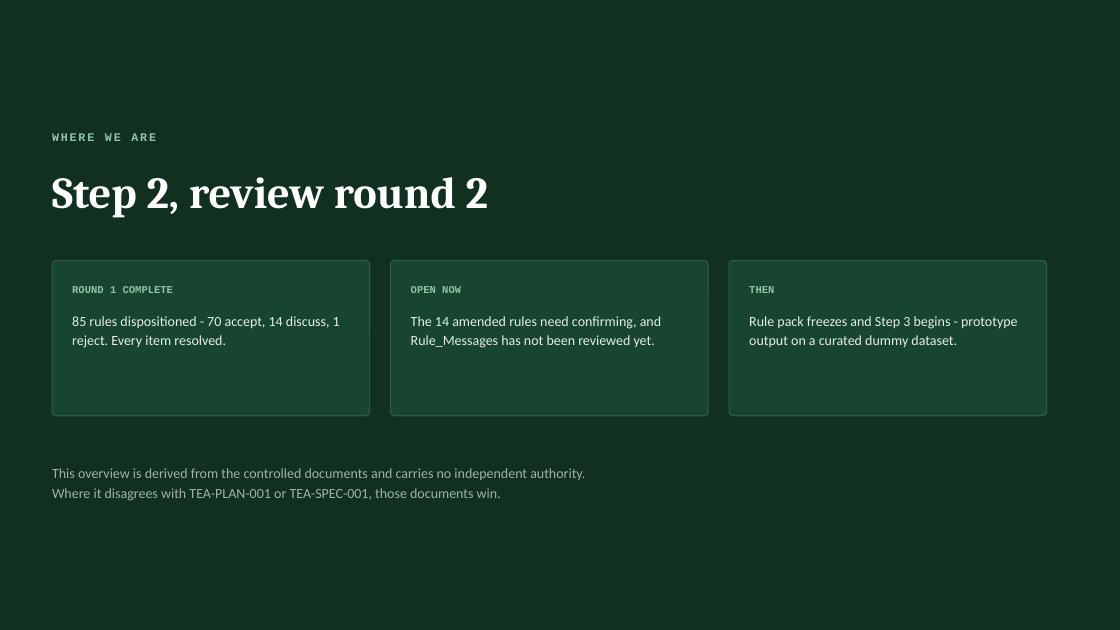
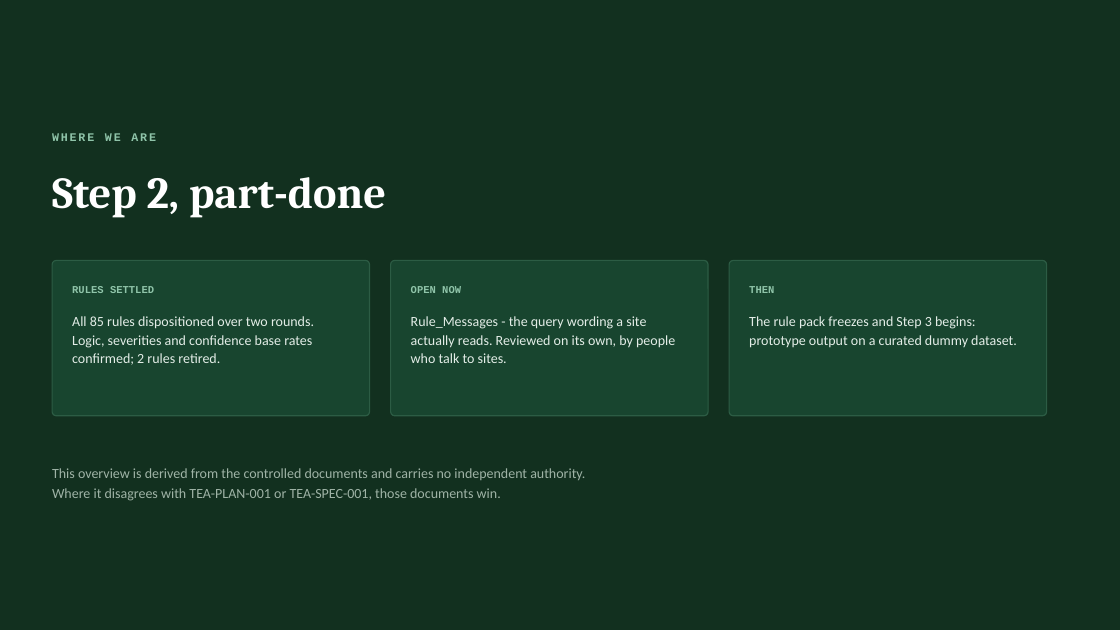
Before and after one commit to Dan5050-now/project1, a slide deck: slide 15 of docs/concept/TEA-concept-overview.pptx. Drawn at 1120x630 pixels with LibreOffice and Linux fonts; fonts in the diff are those of the drawing. Boxes give left, top, right and bottom in pixels: in the first picture for what was removed or moved away, otherwise in the second. Text is boxed around its words. In the diff, an @@ line names an element or a change of style, - is before the commit and + after.

```diff
--- a/docs/concept/TEA-concept-overview.pptx
+++ b/docs/concept/TEA-concept-overview.pptx
@@ text at [52,177,386,218]: text changed @@
-Step 2, review round 2
+Step 2, part-done
@@ text at [72,286,154,293]: text changed @@
-ROUND 1 COMPLETE
+RULES SETTLED
@@ text at [72,316,314,365]: text changed @@
-85 rules dispositioned - 70 accept, 14 discuss, 1 reject. Every item resolved.
+All 85 rules dispositioned over two rounds. Logic, severities and confidence base rates confirmed; 2 rules retired.
@@ text at [411,316,675,363]: text changed @@
-The 14 amended rules need confirming, and Rule_Messages has not been reviewed yet.
+Rule_Messages - the query wording a site actually reads. Reviewed on its own, by people who talk to sites.
@@ text at [749,316,1017,348]: text changed @@
-Rule pack freezes and Step 3 begins - prototype output on a curated dummy dataset.
+The rule pack freezes and Step 3 begins: prototype output on a curated dummy dataset.
```
Also in this commit, not shown: 2 other slides changed, 9 other files.
